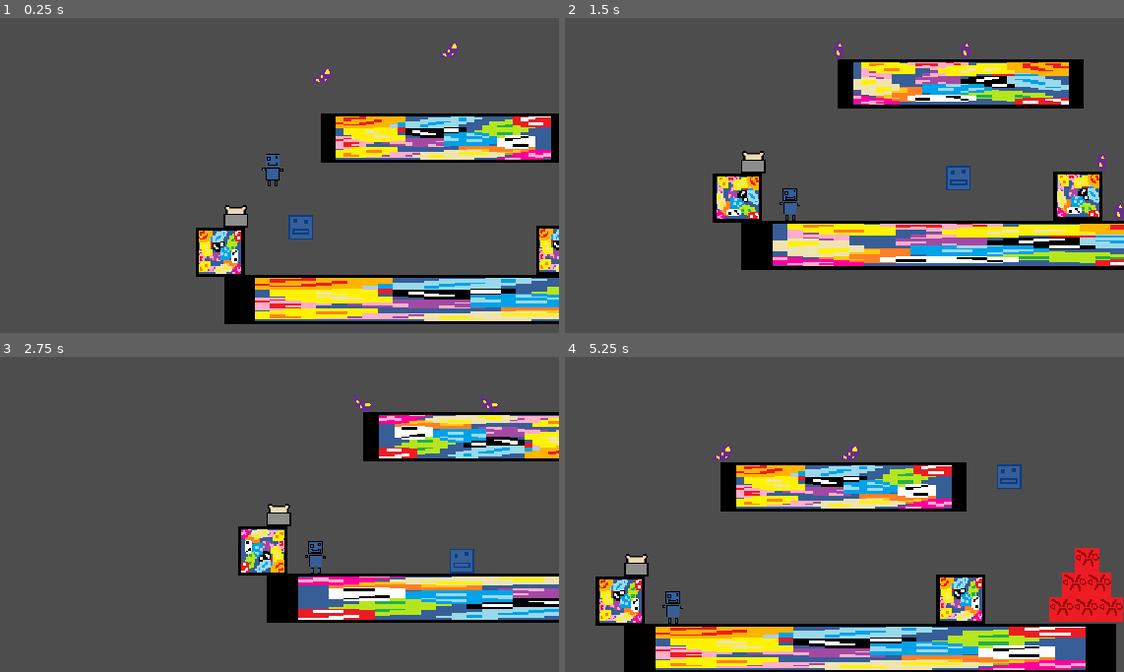
Above: before the commit, frames 1-4 (two rows, left to right).
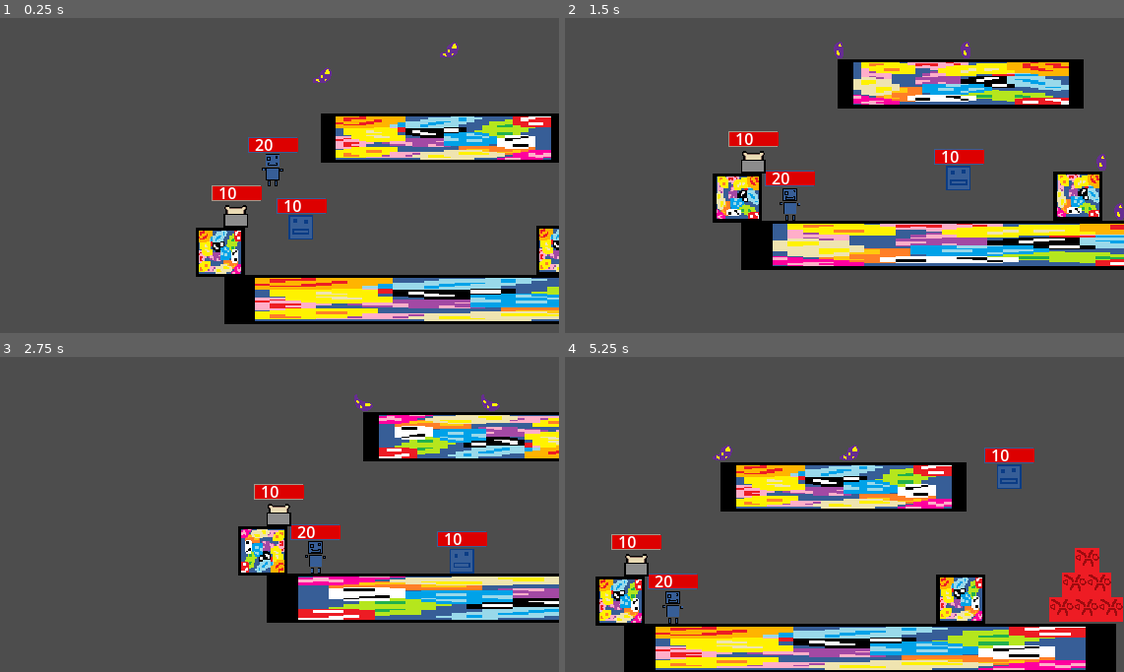
Above: after the commit, the same moments.

Repository: Ksawex4/Block-Jumper-Godot
Game: Godot game, scene res://Scenes/test_room.tscn
The game is run twice, just before and just after one commit, with the same random seed, the same clock (stepped at 60 frames per second) and the same inputs.
Inputs:
- Up to frame 1 (0.25 s): no input
- Up to frame 2 (1.5 s): hold D (FencyRight) from 0.53 s (still down); tap 1 (CamFency) at 0.6 s; tap W (FencyJump) at 0.77 s; tap 2 (CamPanLoduwka) at 1.35 s
- Up to frame 3 (2.75 s): tap W (FencyJump) at 1.52 s; release D (FencyRight) at 2.03 s; hold A (FencyLeft) from 2.03 s (still down); tap 3 (CamToasty) at 2.1 s
- Up to frame 4 (5.25 s): release A (FencyLeft) at 2.78 s; hold D (FencyRight) 2.78-4.28 s; tap 1 (CamFency) at 2.85, 5.1 s; tap W (FencyJump) at 3.02, 3.77, 4.52 s; tap 2 (CamPanLoduwka) at 3.6 s; hold A (FencyLeft) 4.28-5.03 s; tap 3 (CamToasty) at 4.35 s; hold D (FencyRight) from 5.03 s (still down)

The runs differ from the first frame. In frame 1, 1.3% of the frame differs, in the area x 37-59%, y 37-63%; in frame 2, 1.3%; in frame 3, 1.3%; in frame 4, 1.3%.

Commit message:
added HP bars for all players, PanLoduwka has 20hp while others have 10hp

Diff:
--- a/Scenes/Objects/fency.tscn
+++ b/Scenes/Objects/fency.tscn
@@ -46,4 +46,38 @@
 [node name="HitBox" type="CollisionShape2D" parent="HitBoxArea"]
 shape = SubResource("RectangleShape2D_r12lk")
 
+[node name="Control" type="Control" parent="."]
+layout_mode = 3
+anchors_preset = 0
+offset_left = -25.0
+offset_top = -28.0
+offset_right = 25.0
+offset_bottom = -13.0
+
+[node name="Bar" type="ColorRect" parent="Control"]
+layout_mode = 1
+anchors_preset = -1
+anchor_top = -0.133
+anchor_bottom = -0.133
+offset_top = -0.005
+offset_right = 50.0
+offset_bottom = 15.995
+color = Color(0.215686, 0.368627, 0.592157, 1)
+
+[node name="HP" type="ColorRect" parent="Control"]
+layout_mode = 0
+offset_left = 1.0
+offset_top = -1.0
+offset_right = 49.0
+offset_bottom = 13.0
+color = Color(0.866667, 0, 0, 1)
+
+[node name="Label" type="Label" parent="Control"]
+layout_mode = 0
+offset_left = 7.0
+offset_top = -6.0
+offset_right = 29.0
+offset_bottom = 17.0
+text = "10"
+
 [connection signal="body_entered" from="HitBoxArea" to="." method="_on_hit_box_area_body_entered"]
--- a/Scenes/Objects/pan_loduwka.tscn
+++ b/Scenes/Objects/pan_loduwka.tscn
@@ -35,6 +35,7 @@
 rightKey = "PanLoduwkaRight"
 jumpKey = "PanLoduwkaJump"
 WhosHp = "PanLoduwkaHP"
+WhosMaxHp = "PanLoduwkaMaxHP"
 
 [node name="PanLoduwkaMesh" type="MeshInstance2D" parent="."]
 rotation = 3.14159
@@ -53,4 +54,38 @@
 position = Vector2(0.42, 0.68)
 shape = SubResource("RectangleShape2D_ha7ox")
 
+[node name="Control" type="Control" parent="."]
+layout_mode = 3
+anchors_preset = 0
+offset_left = -25.0
+offset_top = -31.0
+offset_right = 25.0
+offset_bottom = -16.0
+
+[node name="Bar" type="ColorRect" parent="Control"]
+layout_mode = 1
+anchors_preset = -1
+anchor_top = -0.133
+anchor_bottom = -0.133
+offset_top = -0.005
+offset_right = 50.0
+offset_bottom = 15.995
+color = Color(0.215686, 0.368627, 0.592157, 1)
+
+[node name="HP" type="ColorRect" parent="Control"]
+layout_mode = 0
+offset_left = 1.0
+offset_top = -1.0
+offset_right = 49.0
+offset_bottom = 13.0
+color = Color(0.866667, 0, 0, 1)
+
+[node name="Label" type="Label" parent="Control"]
+layout_mode = 0
+offset_left = 7.0
+offset_top = -6.0
+offset_right = 29.0
+offset_bottom = 17.0
+text = "10"
+
 [connection signal="body_entered" from="HitBoxArea" to="." method="_on_hit_box_area_body_entered"]
--- a/Scenes/Objects/toasty.tscn
+++ b/Scenes/Objects/toasty.tscn
@@ -10,6 +10,7 @@
 size = Vector2(25, 22.5)
 
 [node name="Toasty" type="CharacterBody2D"]
+texture_filter = 1
 collision_layer = 2
 script = ExtResource("1_kect0")
 jumpHeight = 530
@@ -18,6 +19,7 @@
 jumpKey = "ToastyJump"
 gravityDifference = 10
 WhosHp = "ToastyHP"
+WhosMaxHp = "ToastyMaxHP"
 
 [node name="ToastyMesh" type="MeshInstance2D" parent="."]
 texture_filter = 1
@@ -37,4 +39,38 @@
 position = Vector2(0.02, 1.23)
 shape = SubResource("RectangleShape2D_12wjm")
 
+[node name="Control" type="Control" parent="."]
+layout_mode = 3
+anchors_preset = 0
+offset_left = -25.0
+offset_top = -28.0
+offset_right = 25.0
+offset_bottom = -13.0
+
+[node name="Bar" type="ColorRect" parent="Control"]
+layout_mode = 1
+anchors_preset = -1
+anchor_top = -0.133
+anchor_bottom = -0.133
+offset_top = -0.005
+offset_right = 50.0
+offset_bottom = 15.995
+color = Color(0.646721, 0.591048, 0.537548, 1)
+
+[node name="HP" type="ColorRect" parent="Control"]
+layout_mode = 0
+offset_left = 1.0
+offset_top = -1.0
+offset_right = 49.0
+offset_bottom = 13.0
+color = Color(0.866667, 0, 0, 1)
+
+[node name="Label" type="Label" parent="Control"]
+layout_mode = 0
+offset_left = 7.0
+offset_top = -6.0
+offset_right = 29.0
+offset_bottom = 17.0
+text = "10"
+
 [connection signal="body_entered" from="HitBoxArea" to="." method="_on_hit_box_area_body_entered"]
--- a/Scripts/Global.gd
+++ b/Scripts/Global.gd
@@ -3,7 +3,10 @@
 var Gravity = 10
 var FencyHP = 10
 var ToastyHP = 10
-var PanLoduwkaHP = 10
+var PanLoduwkaHP = 20
+var FencyMaxHP = 10
+var ToastyMaxHP = 10
+var PanLoduwkaMaxHP = 20
 var Beans = 0
 var FollowWho = "Fency"
 
--- a/Scripts/Player.gd
+++ b/Scripts/Player.gd
@@ -7,6 +7,10 @@
 @export var jumpKey = "FencyJump"
 @export var gravityDifference = 0
 @export var WhosHp = "FencyHP"
+@export var WhosMaxHp = "FencyMaxHP"
+
+func _ready() -> void:
+	updateBar()
 
 func _physics_process(delta: float) -> void:
 	if Global.get(WhosHp) <= 0:
@@ -41,3 +45,17 @@
 	HP = HP - damage
 	Global.set(WhosHp, HP)
 	print (WhosHp + ": " + str(HP))
+	updateBar()
+
+func updateBar():
+	var HP = Global.get(WhosHp)
+	var MaxHP = Global.get(WhosMaxHp)
+	var Bob = float(HP) / MaxHP
+	$Control/HP.size.x = $Control/Bar.size.x * Bob
+	if HP < MaxHP:
+		$Control/Label.text = str(HP) + " / " + str(MaxHP)
+	else:
+		$Control/Label.text = str(HP)
+	if HP > MaxHP:
+		Global.set(WhosHp, MaxHP)
+		updateBar()
